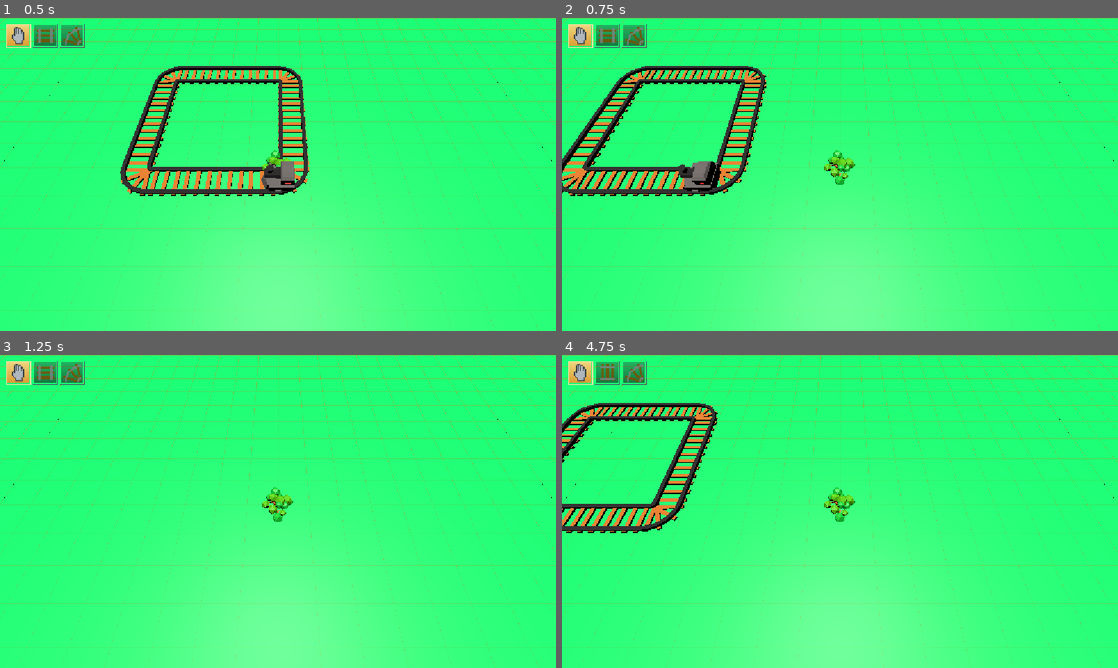
Above: before the commit, frames 1-4 (two rows, left to right).
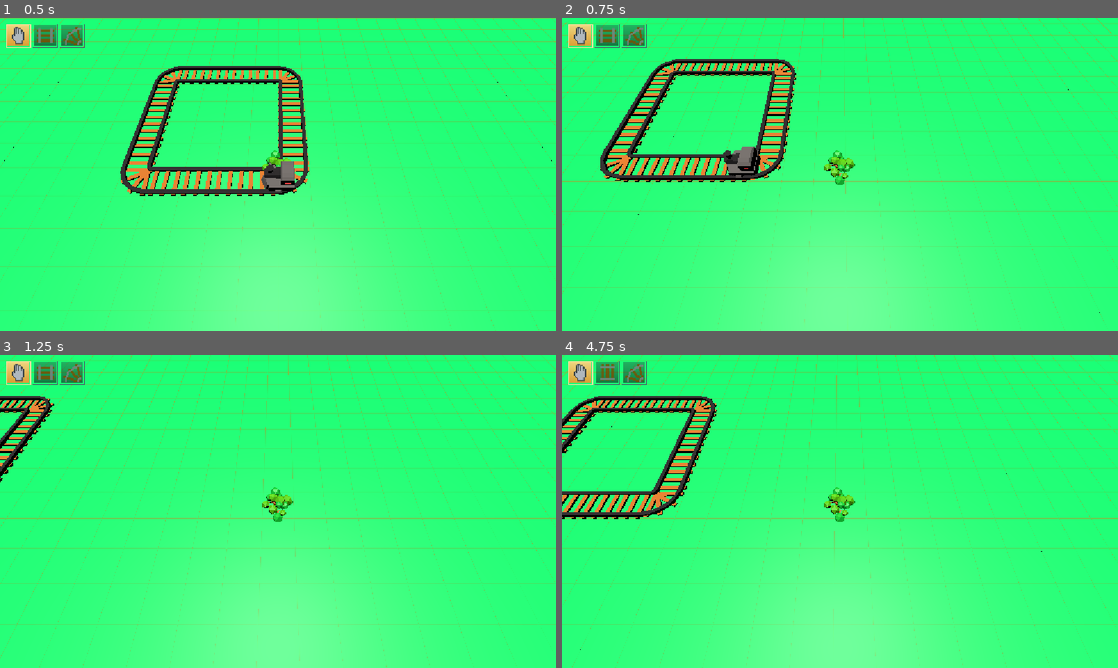
Above: after the commit, the same moments.

Repository: JoaoR090/godot-dev_de_jogos-2026-2
Game: Godot game, scene res://scenes/main.tscn
Two runs of this game, one before a commit and one after it. Both use one fixed random seed, a clock stepped at 60 frames per second and the inputs below.
Inputs (mouse positions are in pixels of both pictures, inside the frame that each line leads up to):
- Up to frame 1 (0.5 s): no input
- Up to frame 2 (0.75 s): tap Enter at 0.5 s; move the mouse to (962, 158) at 0.52 s; press the mouse at (962, 158) at 0.53 s; hold D (right) from 0.53 s (still down)
- Up to frame 3 (1.25 s): keep holding D (right); tap Q (prev) at 0.8 s
- Up to frame 4 (4.75 s): move the mouse to (728, 527) at 1.27 s; release D (right) at 1.28 s; release the mouse at (728, 527) at 1.28 s; hold S (down) 1.28-2.03 s; tap Q (prev) at 1.35, 2.3, 3.8 s; click (728, 527) at 1.55 s; move the mouse to (895, 442) at 2.02 s; hold D (right) 2.03-2.78 s; tap Mouse wheel up (changeNext) at 2.1 s; click (895, 442) at 2.17 s; move the mouse to (812, 574) at 2.77 s; hold W (up) 2.78-3.53 s; tap Mouse wheel down (changePrev) at 2.85 s; click (812, 574) at 3.05 s; move the mouse to (1006, 558) at 3.52 s; hold A (left) from 3.53 s (still down); tap E (next) at 3.6 s; click (1006, 558) at 3.67 s; tap Space at 4.25 s; move the mouse to (673, 464) at 4.27 s; click (673, 464) at 4.35 s

Frame 1 is identical in both runs. In frame 2, 15% of the frame differs, in the area x 0-100%, y 0-100%; in frame 3, 7.8%; in frame 4, 12%.

Commit message:
movimentação por grid e posicionamento de trilhos

Diff:
--- a/scripts/player.gd
+++ b/scripts/player.gd
@@ -7,6 +7,13 @@
 signal inventario_alterado
 
 const SPEED = 20.0
+
+# Movimento em grade: desloca uma célula por vez.
+var _movendo_grade: bool = false
+var _alvo_grade: Vector3 = Vector3.ZERO
+
+# Alcance de colocação em células a partir do jogador (1 = área 3x3).
+@export var raio_colocacao: int = 1
 @export var grid_trilhos: Trilhos
 var eixo_trilho: Direcao.Eixo = Direcao.Eixo.Z
 var sentido_trilho: Direcao.Sentido = Direcao.Sentido.CIMA
@@ -56,11 +63,10 @@
 
 func _physics_process(delta: float) -> void:
 	_handle_movement(delta)
-	var posicao: Vector3i = grid_trilhos.local_to_map(grid_trilhos.to_local(global_position))
-	colocar_trilho(posicao)
+	colocar_trilho()
 	trocar_lado_trilho()
 	mudar_indice()
-	_atualizar_preview(posicao)
+	_atualizar_preview()
 	print_inventario()
 
 func print_inventario():
@@ -70,22 +76,67 @@
 
 
 func _handle_movement(delta: float) -> void:
-	var direction := Vector3.ZERO
-
+	if not is_instance_valid(grid_trilhos):
+		return
+
+	if _movendo_grade:
+		global_position = global_position.move_toward(_alvo_grade, SPEED * delta)
+		if global_position.distance_to(_alvo_grade) <= 0.001:
+			global_position = _alvo_grade
+			_movendo_grade = false
+		return
+
+	var direcao_grade := Vector3i.ZERO
 	if Input.is_action_pressed("up"):
-		direction.z -= 1
-
+		direcao_grade.z -= 1
 	if Input.is_action_pressed("down"):
-		direction.z += 1
-
+		direcao_grade.z += 1
 	if Input.is_action_pressed("left"):
-		direction.x -= 1
-
+		direcao_grade.x -= 1
 	if Input.is_action_pressed("right"):
-		direction.x += 1
-
-	direction = direction.normalized()
-	global_position += direction * SPEED * delta
+		direcao_grade.x += 1
+
+	if direcao_grade == Vector3i.ZERO:
+		return
+
+	var celula_atual: Vector3i = _celula_jogador()
+	var celula_alvo: Vector3i = celula_atual + direcao_grade
+	_alvo_grade = grid_trilhos.to_global(grid_trilhos.map_to_local(celula_alvo))
+	_alvo_grade.y = global_position.y
+	_movendo_grade = true
+
+
+func _celula_jogador() -> Vector3i:
+	return grid_trilhos.local_to_map(grid_trilhos.to_local(global_position))
+
+
+# Célula do grid sob o cursor, se estiver dentro do alcance ao redor do jogador.
+func _celula_alvo_colocacao() -> Dictionary:
+	if not is_instance_valid(grid_trilhos):
+		return {"valida": false, "celula": Vector3i.ZERO}
+
+	var centro: Vector3i = _celula_jogador()
+	var camera := get_viewport().get_camera_3d()
+	if camera == null:
+		return {"valida": false, "celula": centro}
+
+	var mouse: Vector2 = get_viewport().get_mouse_position()
+	var origem: Vector3 = camera.project_ray_origin(mouse)
+	var direcao: Vector3 = camera.project_ray_normal(mouse)
+
+	# Plano na altura da célula do jogador para projetar o cursor no grid.
+	var centro_mundo: Vector3 = grid_trilhos.to_global(grid_trilhos.map_to_local(centro))
+	var plano := Plane(Vector3.UP, centro_mundo.y)
+	var ponto = plano.intersects_ray(origem, direcao)
+	if ponto == null:
+		return {"valida": true, "celula": centro}
+
+	var alvo: Vector3i = grid_trilhos.local_to_map(grid_trilhos.to_local(ponto))
+	# Mantém o alvo dentro do alcance, na célula mais próxima do cursor.
+	var dx: int = clampi(alvo.x - centro.x, -raio_colocacao, raio_colocacao)
+	var dz: int = clampi(alvo.z - centro.z, -raio_colocacao, raio_colocacao)
+	alvo = centro + Vector3i(dx, 0, dz)
+	return {"valida": true, "celula": alvo}
 
 func remover_trilho(posicao: Vector3i)-> void:
 	grid_trilhos.remover_trilho(posicao)
@@ -154,19 +205,33 @@
 	_definir_indice(indice)
 	return true
 
-func colocar_trilho(posicao: Vector3i)-> void:
-	if Input.is_action_just_pressed("place"):
-		# Cliques sobre o HUD selecionam itens em vez de colocar trilhos.
-		if get_viewport().gui_get_hovered_control() != null:
-			return
-
-		print("tentando colocar trilho")
-		if inventario_jogador[indice_inventario] == "Trilho_Reto":
-			print("trilho colocado")
-			grid_trilhos.configurar_trilho(posicao, eixo_trilho, Trilhos.TipoTrilho.RETO, sentido_trilho)
-		if inventario_jogador[indice_inventario] == "Trilho_Curvo":
-			print("trilho colocado")
-			grid_trilhos.configurar_trilho(posicao, eixo_trilho, Trilhos.TipoTrilho.CURVA, sentido_trilho)
+func colocar_trilho() -> void:
+	if not Input.is_action_pressed("place"):
+		return
+	# Cliques sobre o HUD selecionam itens em vez de colocar trilhos.
+	if get_viewport().gui_get_hovered_control() != null:
+		return
+	if not is_instance_valid(grid_trilhos):
+		return
+
+	var alvo: Dictionary = _celula_alvo_colocacao()
+	if not alvo.get("valida", false):
+		return
+	var posicao: Vector3i = alvo.get("celula", _celula_jogador())
+
+	var primeiro_clique: bool = Input.is_action_just_pressed("place")
+	# Primeiro clique: repõe mesmo se já houver trilho na célula.
+	# Para exigir célula vazia também no primeiro clique, descomente a checagem abaixo.
+	# if grid_trilhos.tem_trilho(posicao):
+	# 	return
+	# Ao segurar, só coloca em células vazias.
+	if not primeiro_clique and grid_trilhos.tem_trilho(posicao):
+		return
+
+	if inventario_jogador[indice_inventario] == "Trilho_Reto":
+		grid_trilhos.configurar_trilho(posicao, eixo_trilho, Trilhos.TipoTrilho.RETO, sentido_trilho)
+	elif inventario_jogador[indice_inventario] == "Trilho_Curvo":
+		grid_trilhos.configurar_trilho(posicao, eixo_trilho, Trilhos.TipoTrilho.CURVA, sentido_trilho)
 
 # Cria a malha-fantasma usada para pré-visualizar o trilho selecionado.
 func _criar_preview() -> void:
@@ -185,12 +250,24 @@
 	add_child(_preview)
 
 
-# Posiciona e orienta a prévia azul na grid onde o trilho seria colocado.
-func _atualizar_preview(posicao: Vector3i) -> void:
+# Posiciona e orienta a prévia azul na célula onde o trilho seria colocado.
+func _atualizar_preview() -> void:
 	if not is_instance_valid(_preview) or not is_instance_valid(grid_trilhos):
+		_atualizar_preview_visibilidade(false)
 		return
 	if grid_trilhos.mesh_library == null:
-		return
+		_atualizar_preview_visibilidade(false)
+		return
+	# Evita mostrar prévia quando o cursor está sobre o HUD.
+	if get_viewport().gui_get_hovered_control() != null:
+		_atualizar_preview_visibilidade(false)
+		return
+
+	var alvo: Dictionary = _celula_alvo_colocacao()
+	if not alvo.get("valida", false):
+		_atualizar_preview_visibilidade(false)
+		return
+	var posicao: Vector3i = alvo.get("celula", _celula_jogador())
 
 	var item: String = str(inventario_jogador.get(indice_inventario, ""))
 	var id_peca: int = -1
@@ -205,12 +282,12 @@
 			rotacao = Direcao.angulo_do_sentido(sentido_trilho)
 
 	if id_peca < 0 or rotacao < 0.0:
-		_preview.visible = false
+		_atualizar_preview_visibilidade(false)
 		return
 
 	var malha: Mesh = grid_trilhos.mesh_library.get_item_mesh(id_peca)
 	if malha == null:
-		_preview.visible = false
+		_atualizar_preview_visibilidade(false)
 		return
 
 	_preview.mesh = malha
@@ -219,6 +296,11 @@
 		grid_trilhos.map_to_local(posicao)
 	)
 	_preview.visible = true
+
+
+func _atualizar_preview_visibilidade(visivel: bool) -> void:
+	if is_instance_valid(_preview):
+		_preview.visible = visivel
 
 
 func trocar_lado_trilho()->void:
